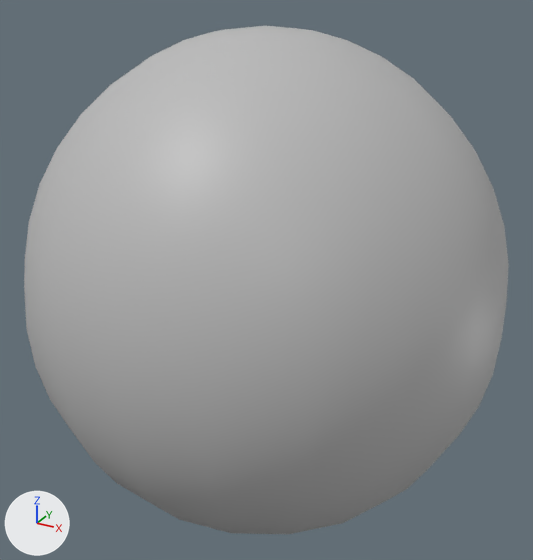
One commit to the FBX model FA23 Mega GameJam/Assets/Art/Planet2.fbx: the scene before it, then after it.
One viewpoint serves both versions: a camera (50 mm lens) standing at (0.84, -1.524, 1.431) and looking at (0.0, 0.004, 0.667). The axes (+X, +Y, +Z) are drawn at lower left. The lights are the same throughout. Where no turn or scale is listed for an object, it has been applied to the vertices.
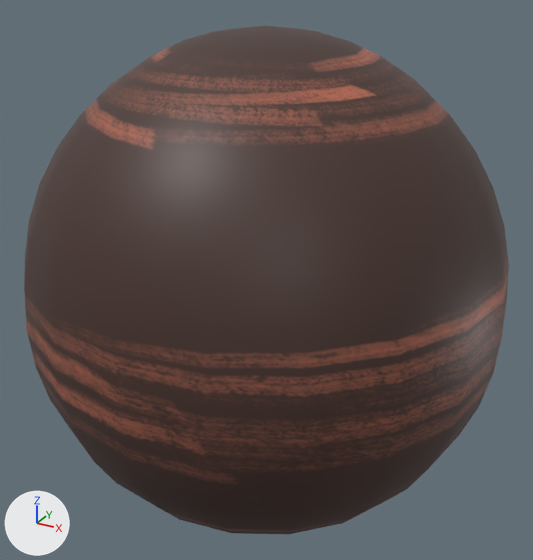
Diff of the bpy script that builds the scene:
```diff
--- a/FA23 Mega GameJam/Assets/Art/Planet2.fbx.py
+++ b/FA23 Mega GameJam/Assets/Art/Planet2.fbx.py
@@ img_planet2_tex_png @@
+img_planet2_tex_png = load_image('Planet2_Tex.png', '_unpacked/Planet2_Tex.png', 2048, 2048, 'sRGB')
@@ mat_lambert6 @@
+mat_lambert6 = principled_material('lambert6')
+mat_lambert6.texture = img_planet2_tex_png  # with its transparency
@@ me_mesh @@
 me_mesh.from_pydata(...)  # 382 vertices, 380 faces; spans x -0.597..0.597, y -0.597..0.597, z -0.63..0.63
-me_mesh.materials.append(mat_lambert1)  # grey #bcbcbc
+me_mesh.materials.append(mat_lambert6)  # picture img_planet2_tex_png
```

Where the change shows, as pixel boxes [x1, y1, x2, y2] in the pictures (533 x 560 px):
'pSphere1', recoloured (grey to brown)
    both: [24, 26, 509, 534]
